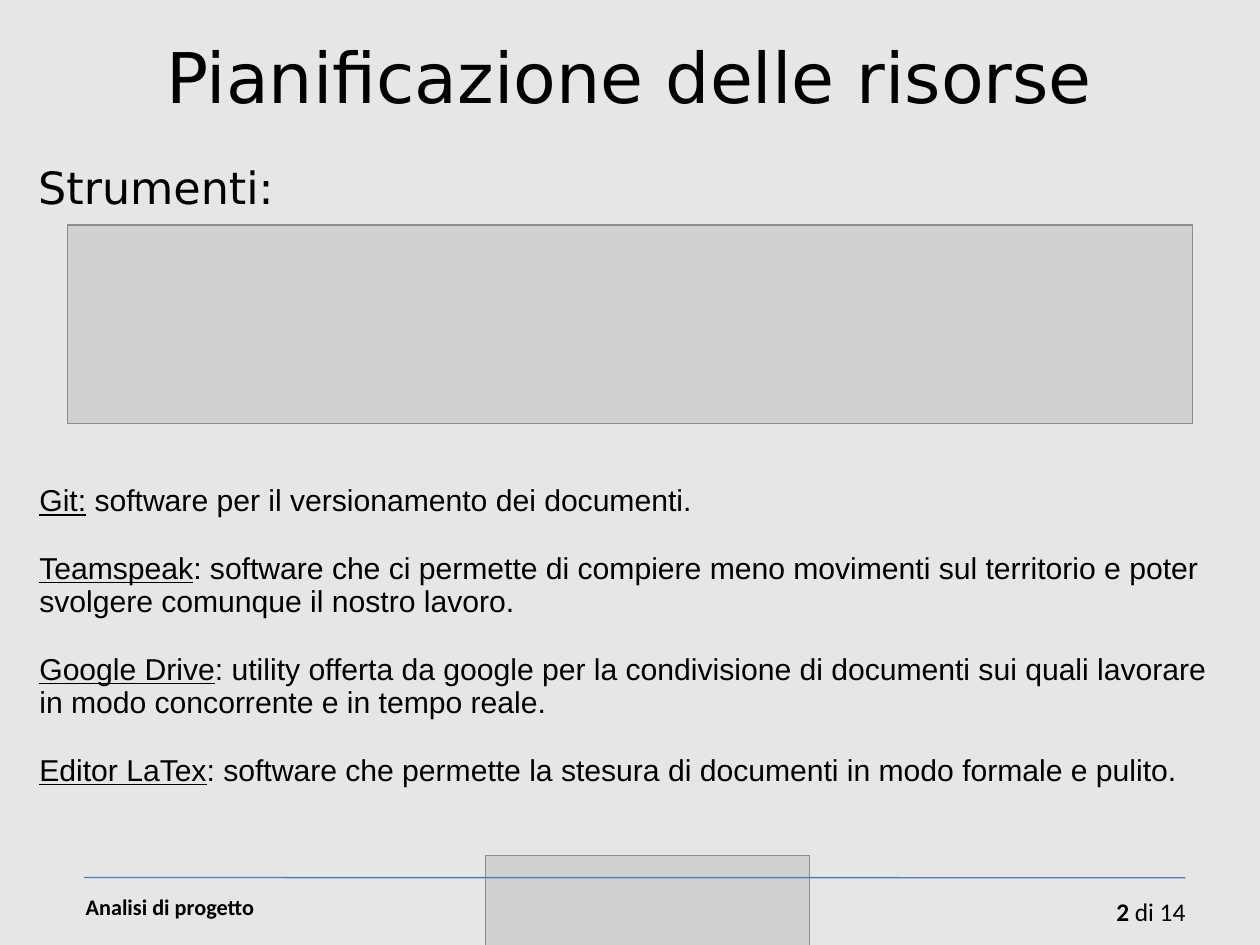
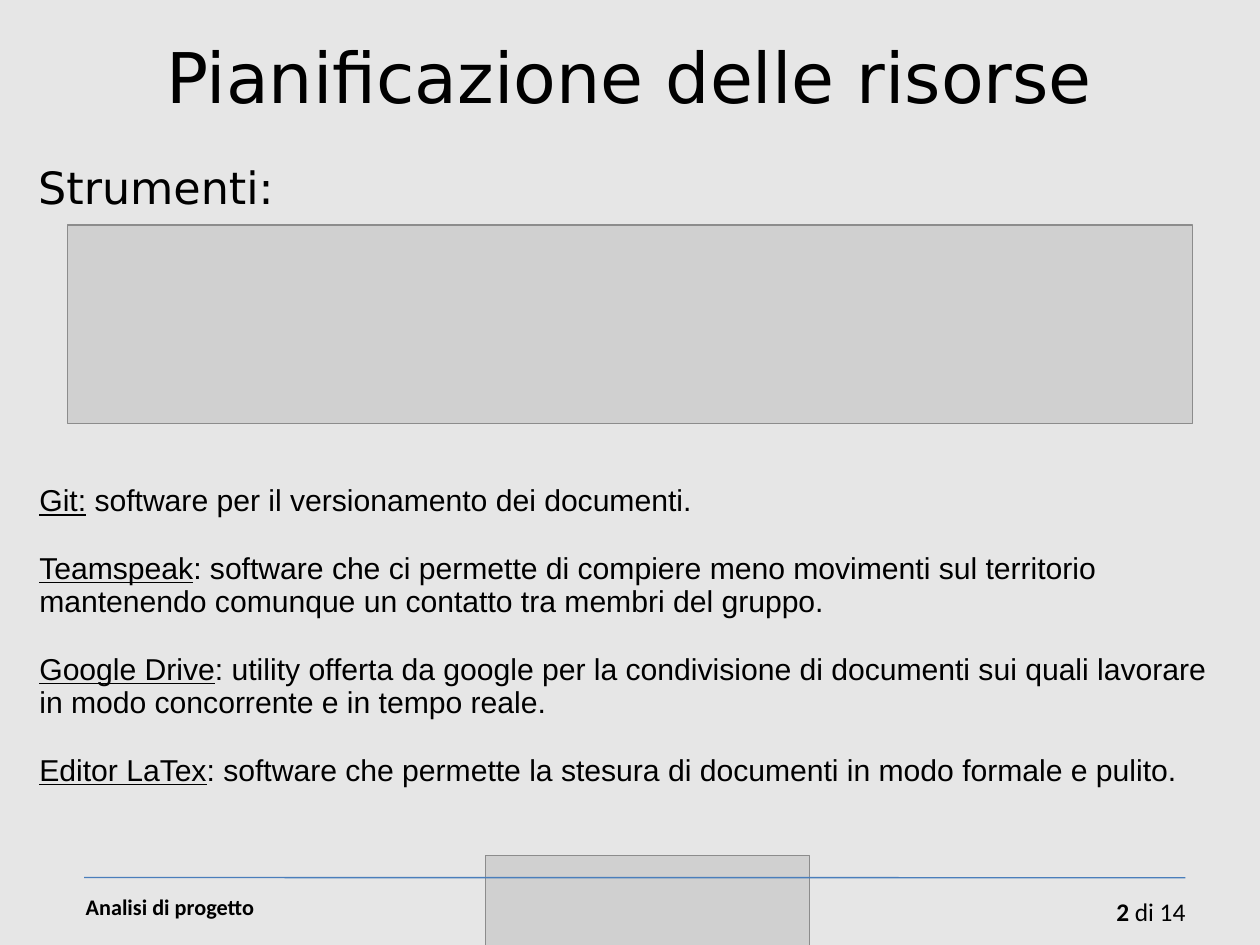
Before and after one commit to sevenfold-IS2011/woty_SGP, a slide deck: slide 2 of 3 pianificazione/Presentazione-cap3.ppt. Drawn at 1260x945 pixels with LibreOffice and Linux fonts; fonts in the diff are those of the drawing; grey boxes stand for pictures. Boxes give left, top, right and bottom in pixels: in the first picture for what was removed or moved away, otherwise in the second. Text is boxed around its words. In the diff, an @@ line names an element or a change of style, - is before the commit and + after.

Commit message:
Lory ho finito le slide

```diff
--- a/3 pianificazione/Presentazione-cap3.ppt
+++ b/3 pianificazione/Presentazione-cap3.ppt
@@ text at [39, 557, 1096, 619]: text changed @@
-Teamspeak: software che ci permette di compiere meno movimenti sul territorio e poter svolgere comunque il nostro lavoro.
+Teamspeak: software che ci permette di compiere meno movimenti sul territorio mantenendo comunque un contatto tra membri del gruppo.
```
